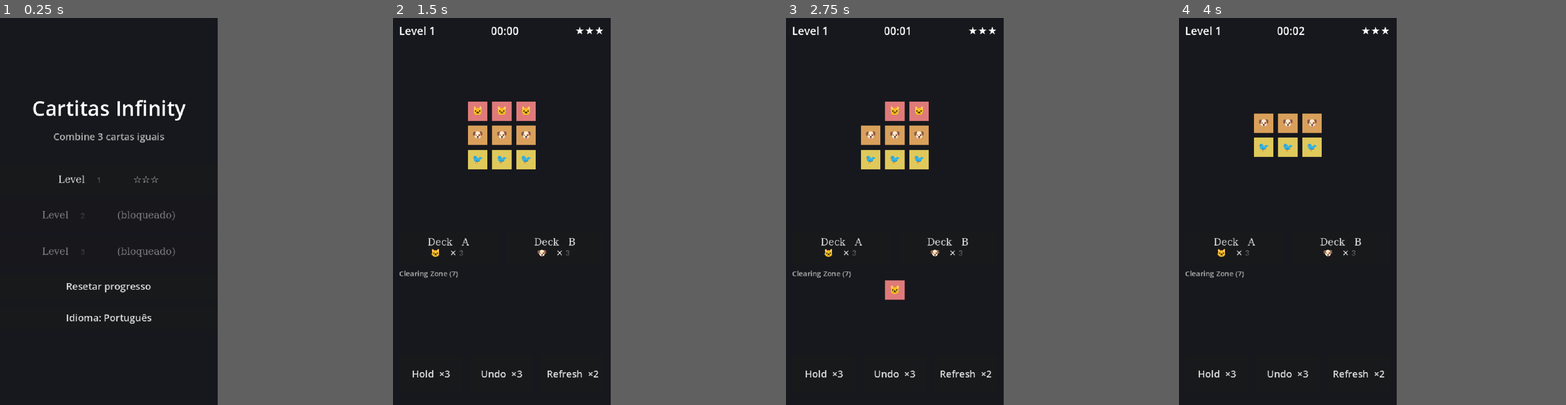
Above: before the commit, frames 1-4 (left to right).
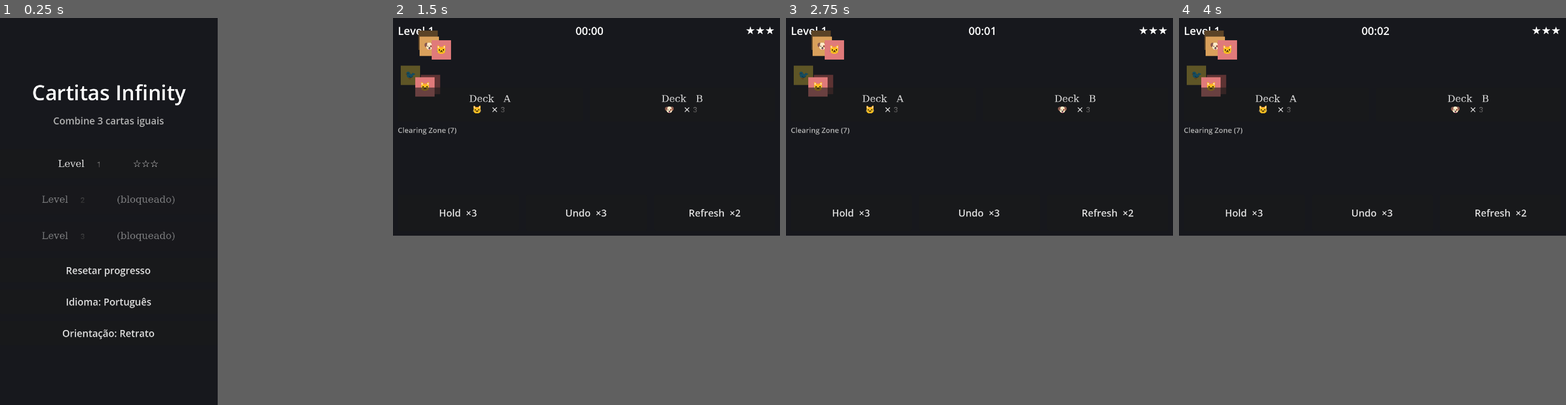
Above: after the commit, the same moments.

Repository: rikardop05/game-cartitas
Game: Godot game, scene res://scenes/main.tscn
The game is run twice, just before and just after one commit, with the same random seed, the same clock (stepped at 60 frames per second) and the same inputs.
Inputs (mouse positions are in pixels of both pictures, inside the frame that each line leads up to):
- Up to frame 1 (0.25 s): no input
- Up to frame 2 (1.5 s): click (501, 331) at 0.5 s, where only the run after the commit has a clickable "Orientação: Retrato"; click "Level 1 ☆☆☆" at 1.25 s
- Up to frame 3 (2.75 s): click (871, 110) at 2.02 s
- Up to frame 4 (4 s): click (1287, 110) at 2.77 s; click (1310, 110) at 3.52 s
In our replay, in frame 2 the window is 450x800 before the commit and 800x450 after it. These sizes can differ from the game's own. Grey fills any space a smaller window leaves; there, only what the larger window draws over its background counts as a difference.

The runs differ from the first frame. In frame 1, 3.6% of the frame differs, in the area x 8-48%, y 17-83%; in frame 2, 4.9%; in frame 3, 5.0%, in the area x 1-99%, y 2-93%; in frame 4, 4.2%.

Commit message:
Add scattered overlapping layout generator and landscape mode

Diff:
--- a/levels/level_1.json
+++ b/levels/level_1.json
@@ -1,17 +1,14 @@
 {
   "id": "1",
   "clearing_capacity": 7,
-  "cards": [
-    { "id": "c1", "type": "cat", "x": 0, "y": 0, "layer": 0 },
-    { "id": "c2", "type": "cat", "x": 40, "y": 0, "layer": 0 },
-    { "id": "c3", "type": "cat", "x": 80, "y": 0, "layer": 0 },
-    { "id": "c4", "type": "dog", "x": 0, "y": 40, "layer": 0 },
-    { "id": "c5", "type": "dog", "x": 40, "y": 40, "layer": 0 },
-    { "id": "c6", "type": "dog", "x": 80, "y": 40, "layer": 0 },
-    { "id": "c7", "type": "bird", "x": 0, "y": 80, "layer": 0 },
-    { "id": "c8", "type": "bird", "x": 40, "y": 80, "layer": 0 },
-    { "id": "c9", "type": "bird", "x": 80, "y": 80, "layer": 0 }
-  ],
+  "layout": {
+    "types": ["cat", "dog", "bird"],
+    "count": 3,
+    "layers": 2,
+    "width": 240,
+    "height": 200,
+    "seed": 1001
+  },
   "deck_a": ["cat", "cat", "cat"],
   "deck_b": ["dog", "dog", "dog"],
   "time_thresholds": { "three_stars": 60, "two_stars": 120 },
--- a/levels/level_2.json
+++ b/levels/level_2.json
@@ -1,26 +1,14 @@
 {
   "id": "2",
   "clearing_capacity": 7,
-  "cards": [
-    { "id": "c1", "type": "cat", "x": 0, "y": 0, "layer": 0 },
-    { "id": "c2", "type": "cat", "x": 40, "y": 0, "layer": 0 },
-    { "id": "c3", "type": "dog", "x": 80, "y": 0, "layer": 0 },
-    { "id": "c4", "type": "dog", "x": 120, "y": 0, "layer": 0 },
-    { "id": "c5", "type": "bird", "x": 0, "y": 40, "layer": 0 },
-    { "id": "c6", "type": "bird", "x": 40, "y": 40, "layer": 0 },
-    { "id": "c7", "type": "fish", "x": 80, "y": 40, "layer": 0 },
-    { "id": "c8", "type": "fish", "x": 120, "y": 40, "layer": 0 },
-    { "id": "c9", "type": "flower", "x": 0, "y": 80, "layer": 0 },
-    { "id": "c10", "type": "flower", "x": 40, "y": 80, "layer": 0 },
-    { "id": "c11", "type": "moon", "x": 80, "y": 80, "layer": 0 },
-    { "id": "c12", "type": "moon", "x": 120, "y": 80, "layer": 0 },
-    { "id": "c13", "type": "cat", "x": 0, "y": 0, "layer": 1 },
-    { "id": "c14", "type": "dog", "x": 80, "y": 0, "layer": 1 },
-    { "id": "c15", "type": "bird", "x": 0, "y": 40, "layer": 1 },
-    { "id": "c16", "type": "fish", "x": 80, "y": 40, "layer": 1 },
-    { "id": "c17", "type": "flower", "x": 0, "y": 80, "layer": 1 },
-    { "id": "c18", "type": "moon", "x": 80, "y": 80, "layer": 1 }
-  ],
+  "layout": {
+    "types": ["cat", "dog", "bird", "fish", "flower", "moon"],
+    "count": 3,
+    "layers": 3,
+    "width": 300,
+    "height": 240,
+    "seed": 2001
+  },
   "deck_a": ["cat", "cat", "cat", "dog", "dog", "dog"],
   "deck_b": ["bird", "bird", "bird", "fish", "fish", "fish"],
   "time_thresholds": { "three_stars": 120, "two_stars": 240 },
--- a/levels/level_3.json
+++ b/levels/level_3.json
@@ -1,35 +1,14 @@
 {
   "id": "3",
   "clearing_capacity": 7,
-  "cards": [
-    { "id": "c1", "type": "cat", "x": 0, "y": 0, "layer": 0 },
-    { "id": "c2", "type": "cat", "x": 40, "y": 0, "layer": 0 },
-    { "id": "c3", "type": "dog", "x": 80, "y": 0, "layer": 0 },
-    { "id": "c4", "type": "dog", "x": 120, "y": 0, "layer": 0 },
-    { "id": "c5", "type": "bird", "x": 160, "y": 0, "layer": 0 },
-    { "id": "c6", "type": "bird", "x": 200, "y": 0, "layer": 0 },
-    { "id": "c7", "type": "fish", "x": 0, "y": 40, "layer": 0 },
-    { "id": "c8", "type": "fish", "x": 40, "y": 40, "layer": 0 },
-    { "id": "c9", "type": "flower", "x": 80, "y": 40, "layer": 0 },
-    { "id": "c10", "type": "flower", "x": 120, "y": 40, "layer": 0 },
-    { "id": "c11", "type": "moon", "x": 160, "y": 40, "layer": 0 },
-    { "id": "c12", "type": "moon", "x": 200, "y": 40, "layer": 0 },
-    { "id": "c13", "type": "star", "x": 0, "y": 80, "layer": 0 },
-    { "id": "c14", "type": "star", "x": 40, "y": 80, "layer": 0 },
-    { "id": "c15", "type": "sun", "x": 80, "y": 80, "layer": 0 },
-    { "id": "c16", "type": "sun", "x": 120, "y": 80, "layer": 0 },
-    { "id": "c17", "type": "leaf", "x": 160, "y": 80, "layer": 0 },
-    { "id": "c18", "type": "leaf", "x": 200, "y": 80, "layer": 0 },
-    { "id": "c19", "type": "cat", "x": 0, "y": 0, "layer": 1 },
-    { "id": "c20", "type": "dog", "x": 80, "y": 0, "layer": 1 },
-    { "id": "c21", "type": "bird", "x": 160, "y": 0, "layer": 1 },
-    { "id": "c22", "type": "fish", "x": 0, "y": 40, "layer": 1 },
-    { "id": "c23", "type": "flower", "x": 80, "y": 40, "layer": 1 },
-    { "id": "c24", "type": "moon", "x": 160, "y": 40, "layer": 1 },
-    { "id": "c25", "type": "star", "x": 0, "y": 80, "layer": 1 },
-    { "id": "c26", "type": "sun", "x": 80, "y": 80, "layer": 1 },
-    { "id": "c27", "type": "leaf", "x": 160, "y": 80, "layer": 1 }
-  ],
+  "layout": {
+    "types": ["cat", "dog", "bird", "fish", "flower", "moon", "star", "sun", "leaf"],
+    "count": 3,
+    "layers": 3,
+    "width": 320,
+    "height": 260,
+    "seed": 3001
+  },
   "deck_a": ["star", "star", "star", "sun", "sun", "sun"],
   "deck_b": ["leaf", "leaf", "leaf", "cat", "cat", "cat"],
   "time_thresholds": { "three_stars": 180, "two_stars": 360 },
--- a/project.godot
+++ b/project.godot
@@ -1,6 +1,10 @@
 ; Engine configuration file.
 ; It's best edited using the editor UI and not directly,
 ; since the parameters that go here are not all obvious.
+;
+; Format:
+;   [section] ; section goes between []
+;   param=value ; assign values to parameters
 
 config_version=5
 
@@ -18,13 +22,12 @@
 
 window/size/viewport_width=360
 window/size/viewport_height=640
-window/stretch/mode="canvas_items"
-window/stretch/aspect="keep"
 window/size/window_width_override=720
 window/size/window_height_override=1280
+window/stretch/mode="canvas_items"
 
 [rendering]
 
+textures/canvas_textures/default_texture_filter=0
 renderer/rendering_method="gl_compatibility"
 renderer/rendering_method.mobile="gl_compatibility"
-textures/canvas_textures/default_texture_filter=0
--- /dev/null
+++ b/scripts/core/layout_generator.gd
@@ -0,0 +1,94 @@
+class_name LayoutGenerator
+extends RefCounted
+
+const CARD := 32.0
+
+static func generate(types: Array, count: int, params: Dictionary) -> Array:
+	var rng := RandomNumberGenerator.new()
+	rng.seed = int(params.get("seed", 1))
+	var layers := maxi(1, int(params.get("layers", 2)))
+	var width := float(params.get("width", 240))
+	var height := float(params.get("height", 200))
+	var card := float(params.get("card_size", CARD))
+
+	var flat: Array = []
+	for t in types:
+		for i in count:
+			flat.append(str(t))
+	_shuffle(flat, rng)
+
+	var result: Array = []
+	var by_layer := {}
+	var counter := 0
+	for i in flat.size():
+		var layer := _layer_for_index(i, flat.size(), layers)
+		var pos := Vector2.ZERO
+		if layer == 0:
+			pos = _scatter_pos(rng, by_layer.get(0, []), width, height, card)
+		else:
+			pos = _overlap_pos(rng, by_layer, layer, width, height, card)
+		counter += 1
+		result.append({
+			"id": "c%d" % counter,
+			"type": flat[i],
+			"x": int(round(pos.x)),
+			"y": int(round(pos.y)),
+			"layer": layer,
+		})
+		if not by_layer.has(layer):
+			by_layer[layer] = []
+		by_layer[layer].append(Rect2(pos, Vector2(card, card)))
+	return result
+
+static func _shuffle(arr: Array, rng: RandomNumberGenerator) -> void:
+	for i in range(arr.size() - 1, 0, -1):
+		var j := rng.randi_range(0, i)
+		var tmp = arr[i]
+		arr[i] = arr[j]
+		arr[j] = tmp
+
+static func _layer_for_index(index: int, n: int, layers: int) -> int:
+	if layers <= 1:
+		return 0
+	var weights: Array = []
+	var total := 0.0
+	for l in layers:
+		var w := 1.0 / pow(1.6, l)
+		weights.append(w)
+		total += w
+	var acc := 0.0
+	for l in layers:
+		acc += weights[l] / total
+		if index < int(n * acc):
+			return l
+	return layers - 1
+
+static func _scatter_pos(rng: RandomNumberGenerator, existing: Array, width: float, height: float, card: float) -> Vector2:
+	for attempt in 12:
+		var p := Vector2(rng.randf_range(0, maxf(0, width - card)), rng.randf_range(0, maxf(0, height - card)))
+		var ok := true
+		for r in existing:
+			if r.has_point(p + Vector2(card, card) * 0.5):
+				ok = false
+				break
+		if ok:
+			return p
+	return Vector2(rng.randf_range(0, maxf(0, width - card)), rng.randf_range(0, maxf(0, height - card)))
+
+static func _overlap_pos(rng: RandomNumberGenerator, by_layer: Dictionary, layer: int, width: float, height: float, card: float) -> Vector2:
+	var lower: Array = []
+	for l in layer:
+		lower.append_array(by_layer.get(l, []))
+	if lower.is_empty():
+		return Vector2(rng.randf_range(0, maxf(0, width - card)), rng.randf_range(0, maxf(0, height - card)))
+	var anchor: Rect2 = lower[rng.randi_range(0, lower.size() - 1)]
+	for attempt in 20:
+		var dx := rng.randf_range(-card * 0.75, card * 0.75)
+		var dy := rng.randf_range(-card * 0.75, card * 0.75)
+		if maxf(absf(dx), absf(dy)) < card * 0.2:
+			continue
+		var p := anchor.position + Vector2(dx, dy)
+		p.x = clampf(p.x, 0, maxf(0, width - card))
+		p.y = clampf(p.y, 0, maxf(0, height - card))
+		return p
+	return anchor.position + Vector2(card * 0.5, card * 0.5)
--- a/scripts/core/level_loader.gd
+++ b/scripts/core/level_loader.gd
@@ -16,7 +16,32 @@
 	var data = JSON.parse_string(text)
 	if data == null:
 		return {"error": "invalid JSON in %s" % path}
-	return data
+	return process_layout(data)
+
+static func process_layout(level: Dictionary) -> Dictionary:
+	if not level.has("layout"):
+		return level
+	var layout: Dictionary = level["layout"]
+	var types: Array = []
+	for t in layout.get("types", []):
+		types.append(str(t))
+	var count := int(layout.get("count", 3))
+	var params := layout.duplicate()
+	var base_seed := int(layout.get("seed", 1))
+	for attempt in 60:
+		params["seed"] = base_seed + attempt
+		var candidate := _with_cards(level, LayoutGenerator.generate(types, count, params))
+		if SolvabilityChecker.is_solvable(candidate):
+			return candidate
+	params["seed"] = base_seed
+	params["layers"] = 1
+	return _with_cards(level, LayoutGenerator.generate(types, count, params))
+
+static func _with_cards(level: Dictionary, cards: Array) -> Dictionary:
+	var out := level.duplicate(true)
+	out.erase("layout")
+	out["cards"] = cards
+	return out
 
 static func load_all_level_ids() -> Array:
 	var dir := DirAccess.open("res://levels")
--- /dev/null
+++ b/scripts/core/solvability_checker.gd
@@ -0,0 +1,84 @@
+class_name SolvabilityChecker
+extends RefCounted
+
+static func is_solvable(level: Dictionary) -> bool:
+	var g := GameController.new()
+	g.start_level(level, {"hold": 5, "undo": 5, "refresh": 5})
+	play_until_end(g, 800)
+	return g.status == GameController.Status.WON
+
+static func play_until_end(g: GameController, max_steps: int) -> void:
+	var steps := 0
+	while g.status == GameController.Status.PLAYING and steps < max_steps:
+		steps += 1
+		if not step(g):
+			break
+
+static func step(g: GameController) -> bool:
+	var actions: Array = g.get_legal_actions()
+	if actions.is_empty():
+		return false
+	for a in actions:
+		if _completes_trio(g, a):
+			_apply(g, a)
+			return true
+	if not g.zone.is_full():
+		for a in actions:
+			if a["action"] == "select_card" and g.zone.count_of_type(_type_of(g, a)) >= 1:
+				_apply(g, a)
+				return true
+		for a in actions:
+			if a["action"] == "select_card":
+				_apply(g, a)
+				return true
+	for a in actions:
+		if a["action"] == "use_deck" or a["action"] == "return_from_reserve":
+			_apply(g, a)
+			return true
+	for p in ["refresh", "undo", "hold"]:
+		var pa := _power_action(g, actions, p)
+		if not pa.is_empty():
+			_apply(g, pa)
+			return true
+	return false
+
+static func _type_of(g: GameController, a: Dictionary) -> String:
+	match a["action"]:
+		"select_card":
+			return g.board.get_card(a["card_id"]).type
+		"use_deck":
+			if a["deck"] == "a":
+				return g.deck_a.current_type()
+			return g.deck_b.current_type()
+		"return_from_reserve":
+			for r in g.reserve:
+				if r.id == a["card_id"]:
+					return r.type
+	return ""
+
+static func _completes_trio(g: GameController, a: Dictionary) -> bool:
+	var t := _type_of(g, a)
+	if t == "":
+		return false
+	return g.zone.count_of_type(t) == 2
+
+static func _power_action(g: GameController, actions: Array, power: String) -> Dictionary:
+	for a in actions:
+		if a["action"] == "use_%s" % power:
+			return a
+	return {}
+
+static func _apply(g: GameController, a: Dictionary) -> void:
+	match a["action"]:
+		"select_card":
+			g.select_card(a["card_id"])
+		"use_deck":
+			g.use_deck(a["deck"])
+		"return_from_reserve":
+			g.return_from_reserve(a["card_id"])
+		"use_hold":
+			g.use_hold()
+		"use_undo":
+			g.use_undo()
+		"use_refresh":
+			g.use_refresh()
--- a/scripts/game.gd
+++ b/scripts/game.gd
@@ -12,6 +12,24 @@
 			progress.from_dict(data["progress"])
 		settings = data.get("settings", {"locale": "pt"})
 		Localizer.current = str(settings.get("locale", "pt"))
+	apply_orientation()
+
+func apply_orientation() -> void:
+	var landscape: bool = str(settings.get("orientation", "portrait")) == "landscape"
+	var root := get_tree().root
+	if landscape:
+		root.content_scale_size = Vector2i(640, 360)
+		get_window().size = Vector2i(1280, 720)
+		ProjectSettings.set_setting("display/window/handheld/orientation", 4)
+	else:
+		root.content_scale_size = Vector2i(360, 640)
+		get_window().size = Vector2i(720, 1280)
+		ProjectSettings.set_setting("display/window/handheld/orientation", 5)
+
+func set_orientation(landscape: bool) -> void:
+	settings["orientation"] = "landscape" if landscape else "portrait"
+	save_progress()
+	apply_orientation()
 
 func save_progress() -> void:
 	SaveManager.save({"progress": progress.to_dict(), "settings": settings})
--- a/scripts/ui/level_screen.gd
+++ b/scripts/ui/level_screen.gd
@@ -37,10 +37,20 @@
 	bg.set_anchors_preset(Control.PRESET_FULL_RECT)
 	add_child(bg)
 
+	var margin := MarginContainer.new()
+	margin.set_anchors_preset(Control.PRESET_FULL_RECT)
+	margin.add_theme_constant_override("margin_left", 8)
+	margin.add_theme_constant_override("margin_top", 8)
+	margin.add_theme_constant_override("margin_right", 8)
+	margin.add_theme_constant_override("margin_bottom", 8)
+	add_child(margin)
+
+	var vbox := VBoxContainer.new()
+	vbox.add_theme_constant_override("separation", 6)
+	margin.add_child(vbox)
+
 	var hud := HBoxContainer.new()
-	hud.position = Vector2(10, 6)
-	hud.size = Vector2(340, 30)
-	add_child(hud)
+	vbox.add_child(hud)
 	level_label = Label.new()
 	level_label.text = "Level %s" % controller.level_id
 	level_label.add_theme_font_size_override("font_size", 18)
@@ -55,19 +65,18 @@
 	hud.add_child(stars_label)
 
 	board_container = Control.new()
-	board_container.position = Vector2(10, 44)
-	board_container.size = Vector2(340, 300)
-	add_child(board_container)
+	board_container.size_flags_vertical = Control.SIZE_EXPAND_FILL
+	vbox.add_child(board_container)
 
 	var deck_row := HBoxContainer.new()
-	deck_row.position = Vector2(10, 352)
-	deck_row.size = Vector2(340, 56)
 	deck_row.add_theme_constant_override("separation", 12)
-	add_child(deck_row)
+	vbox.add_child(deck_row)
 	deck_a_btn = Button.new()
 	deck_b_btn = Button.new()
 	deck_a_btn.add_theme_font_override("font", UiHelpers.symbol_font())
 	deck_b_btn.add_theme_font_override("font", UiHelpers.symbol_font())
+	deck_a_btn.custom_minimum_size = Vector2(0, 56)
+	deck_b_btn.custom_minimum_size = Vector2(0, 56)
 	deck_a_btn.size_flags_horizontal = Control.SIZE_EXPAND_FILL
 	deck_b_btn.size_flags_horizontal = Control.SIZE_EXPAND_FILL
 	deck_a_btn.pressed.connect(_on_deck.bind("a"))
@@ -77,37 +86,32 @@
 
 	var zone_header := Label.new()
 	zone_header.text = "%s (%d)" % [Localizer.t("clearing_zone"), controller.clearing_capacity]
-	zone_header.position = Vector2(10, 414)
 	zone_header.add_theme_font_size_override("font_size", 12)
 	zone_header.modulate = Color(0.7, 0.7, 0.7)
-	add_child(zone_header)
+	vbox.add_child(zone_header)
 
 	zone_container = HBoxContainer.new()
-	zone_container.position = Vector2(10, 434)
-	zone_container.size = Vector2(340, 40)
+	zone_container.custom_minimum_size = Vector2(0, 40)
 	zone_container.alignment = BoxContainer.ALIGNMENT_CENTER
 	zone_container.add_theme_constant_override("separation", 4)
-	add_child(zone_container)
+	vbox.add_child(zone_container)
 
 	reserve_header = Label.new()
 	reserve_header.text = Localizer.t("reserve")
-	reserve_header.position = Vector2(10, 478)
 	reserve_header.add_theme_font_size_override("font_size", 12)
 	reserve_header.modulate = Color(0.7, 0.7, 0.7)
-	add_child(reserve_header)
+	vbox.add_child(reserve_header)
 
 	reserve_container = HBoxContainer.new()
-	reserve_container.position = Vector2(10, 498)
-	reserve_container.size = Vector2(340, 40)
+	reserve_container.custom_minimum_size = Vector2(0, 40)
 	reserve_container.alignment = BoxContainer.ALIGNMENT_CENTER
 	reserve_container.add_theme_constant_override("separation", 4)
-	add_child(reserve_container)
+	vbox.add_child(reserve_container)
 
 	var power_row := HBoxContainer.new()
-	power_row.position = Vector2(10, 556)
-	power_row.size = Vector2(340, 64)
+	power_row.custom_minimum_size = Vector2(0, 60)
 	power_row.add_theme_constant_override("separation", 12)
-	add_child(power_row)
+	vbox.add_child(power_row)
 	for p in PowerManager.POWERS:
 		var btn := Button.new()
 		btn.size_flags_horizontal = Control.SIZE_EXPAND_FILL
--- a/scripts/ui/localizer.gd
+++ b/scripts/ui/localizer.gd
@@ -18,6 +18,9 @@
 	"retry": {"en": "Try again", "pt": "Tentar de novo"},
 	"menu": {"en": "Menu", "pt": "Menu"},
 	"language": {"en": "Language: English", "pt": "Idioma: Português"},
+	"orientation_label": {"en": "Orientation", "pt": "Orientação"},
+	"portrait": {"en": "Portrait", "pt": "Retrato"},
+	"landscape": {"en": "Landscape", "pt": "Paisagem"},
 }
 
 static func t(key: String) -> String:
--- a/scripts/ui/main_menu.gd
+++ b/scripts/ui/main_menu.gd
@@ -51,6 +51,12 @@
 	lang_btn.pressed.connect(_on_toggle_language)
 	vbox.add_child(lang_btn)
 
+	var orient_btn := Button.new()
+	orient_btn.text = _orientation_label()
+	orient_btn.custom_minimum_size = Vector2(220, 40)
+	orient_btn.pressed.connect(_on_toggle_orientation)
+	vbox.add_child(orient_btn)
+
 func _make_level_button(id: String) -> Button:
 	var btn := Button.new()
 	btn.custom_minimum_size = Vector2(220, 48)
@@ -79,3 +85,12 @@
 	var next := "en" if Localizer.current == "pt" else "pt"
 	Game.set_locale(next)
 	_build()
+
+func _orientation_label() -> String:
+	var cur := "landscape" if str(Game.settings.get("orientation", "portrait")) == "landscape" else "portrait"
+	return "%s: %s" % [Localizer.t("orientation_label"), Localizer.t(cur)]
+
+func _on_toggle_orientation() -> void:
+	var landscape := str(Game.settings.get("orientation", "portrait")) != "landscape"
+	Game.set_orientation(landscape)
+	_build()
--- a/tests/run_tests.gd
+++ b/tests/run_tests.gd
@@ -9,6 +9,7 @@
 	preload("res://tests/test_progress.gd"),
 	preload("res://tests/test_level.gd"),
 	preload("res://tests/test_integration.gd"),
+	preload("res://tests/test_layout.gd"),
 ]
 
 func _init() -> void:
--- a/tests/test_integration.gd
+++ b/tests/test_integration.gd
@@ -5,25 +5,7 @@
 	var g := GameController.new()
 	var inventory := {"hold": 3, "undo": 3, "refresh": 3}
 	g.start_level(level, inventory)
-	var guard := 0
-	while g.status == GameController.Status.PLAYING and guard < 200:
-		guard += 1
-		var acted := false
-		for a in g.get_legal_actions():
-			match a["action"]:
-				"select_card":
-					g.select_card(a["card_id"])
-					acted = true
-				"use_deck":
-					g.use_deck(a["deck"])
-					acted = true
-				"return_from_reserve":
-					g.return_from_reserve(a["card_id"])
-					acted = true
-			if acted:
-				break
-		if not acted:
-			break
+	SolvabilityChecker.play_until_end(g, 500)
 	Assert.is_true(g.check_victory(), "level 1 solvable to victory")
 	Assert.equals(g.status, GameController.Status.WON, "status WON")
 	Assert.is_true(g.stars >= 1 and g.stars <= 3, "stars in range")
--- /dev/null
+++ b/tests/test_layout.gd
@@ -0,0 +1,44 @@
+extends RefCounted
+
+func test_generated_levels_are_solvable() -> void:
+	var levels := [
+		{"types": ["cat", "dog", "bird"], "count": 3, "layers": 2, "width": 240, "height": 200, "seed": 7},
+		{"types": ["cat", "dog", "bird", "fish", "flower", "moon"], "count": 3, "layers": 3, "width": 300, "height": 240, "seed": 11},
+		{"types": ["cat", "dog", "bird", "fish", "flower", "moon", "star", "sun", "leaf"], "count": 3, "layers": 3, "width": 320, "height": 260, "seed": 13},
+	]
+	for params in levels:
+		var cards := LayoutGenerator.generate(params["types"], params["count"], params)
+		var level := {
+			"id": "gen",
+			"clearing_capacity": 7,
+			"cards": cards,
+			"deck_a": [],
+			"deck_b": [],
+			"time_thresholds": {"three_stars": 999, "two_stars": 999},
+			"rewards": [],
+		}
+		Assert.is_true(SolvabilityChecker.is_solvable(level), "generated layout solvable (seed %s)" % params["seed"])
+
+func test_generated_cards_are_within_bounds_and_layered() -> void:
+	var cards := LayoutGenerator.generate(["cat", "dog", "bird"], 3, {"layers": 2, "width": 240, "height": 200, "seed": 3})
+	var layers := {}
+	for c in cards:
+		Assert.is_true(c["x"] >= 0 and c["x"] + 32 <= 240, "x in bounds")
+		Assert.is_true(c["y"] >= 0 and c["y"] + 32 <= 200, "y in bounds")
+		layers[c["layer"]] = true
+	Assert.is_true(layers.size() >= 2, "uses multiple layers")
+
+func test_generated_ids_are_unique() -> void:
+	var cards := LayoutGenerator.generate(["cat", "dog", "bird"], 3, {"layers": 2, "width": 240, "height": 200, "seed": 5})
+	var ids := {}
+	for c in cards:
+		Assert.is_false(ids.has(c["id"]), "unique id")
+		ids[c["id"]] = true
+
+func test_load_level_generates_cards() -> void:
+	var level := LevelLoader.load_level("2")
+	Assert.is_false(level.has("error"), "level 2 loads")
+	Assert.is_false(level.has("layout"), "layout resolved")
+	Assert.is_true(level["cards"].size() >= 12, "cards generated")
+	var v := LevelValidator.validate(level)
+	Assert.is_true(v["valid"], "generated level valid: %s" % str(v["errors"]))
Not shown, added: scripts/core/layout_generator.gd.uid
Not shown, added: scripts/core/solvability_checker.gd.uid
Not shown, added: tests/test_layout.gd.uid
